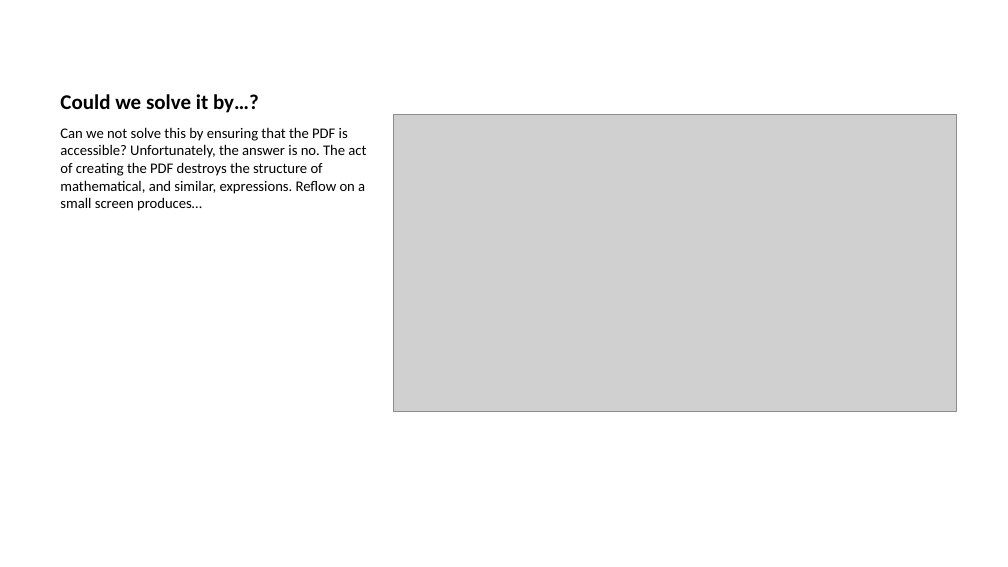
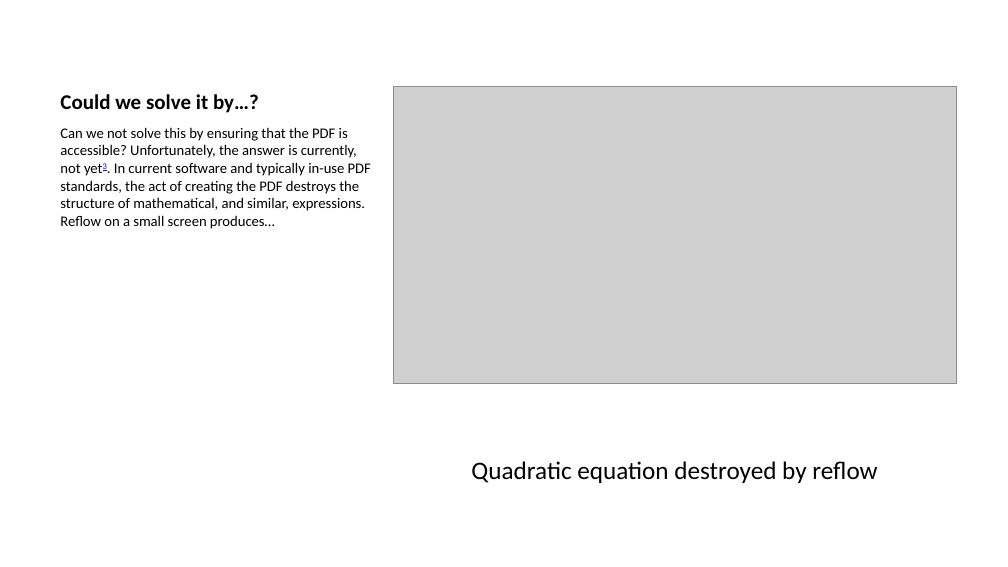
Before and after one commit to STEM-Enable/Quick-introduction-to-accessible-maths-2026, a slide deck: slide 9 of QuickIntroAccessibleMaths.pptx. Drawn at 1008x567 pixels with LibreOffice and Linux fonts; fonts in the diff are those of the drawing; grey boxes stand for pictures. Boxes give left, top, right and bottom in pixels: in the first picture for what was removed or moved away, otherwise in the second. Text is boxed around its words. In the diff, an @@ line names an element or a change of style, - is before the commit and + after.

```diff
--- a/QuickIntroAccessibleMaths.pptx
+++ b/QuickIntroAccessibleMaths.pptx
@@ picture: place and size @@
-picture at (393,115,956,411)
+picture at (393,87,956,383)
@@ text at (60,127,371,229): text changed @@
-Can we not solve this by ensuring that the PDF is accessible? Unfortunately, the answer is no. The act of creating the PDF destroys the structure of mathematical, and similar, expressions. Reflow on a small screen produces…
+Can we not solve this by ensuring that the PDF is accessible? Unfortunately, the answer is currently, not yet3. In current software and typically in-use PDF standards, the act of creating the PDF destroys the structure of mathematical, and similar, expressions. Reflow on a small screen produces…
@@ text added at (471,461,877,483), 18 pt, text #000000 @@
+Quadratic equation destroyed by reflow
```
Also in this commit, not shown: 5 other slides changed, 7 other files.
